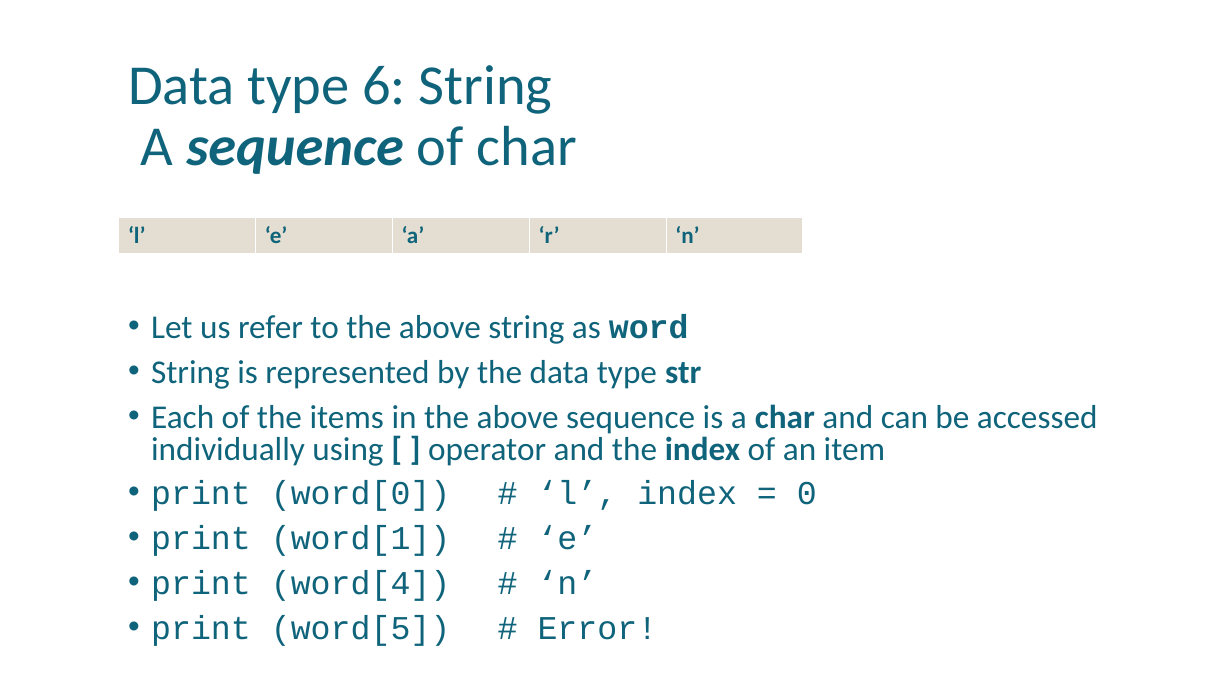
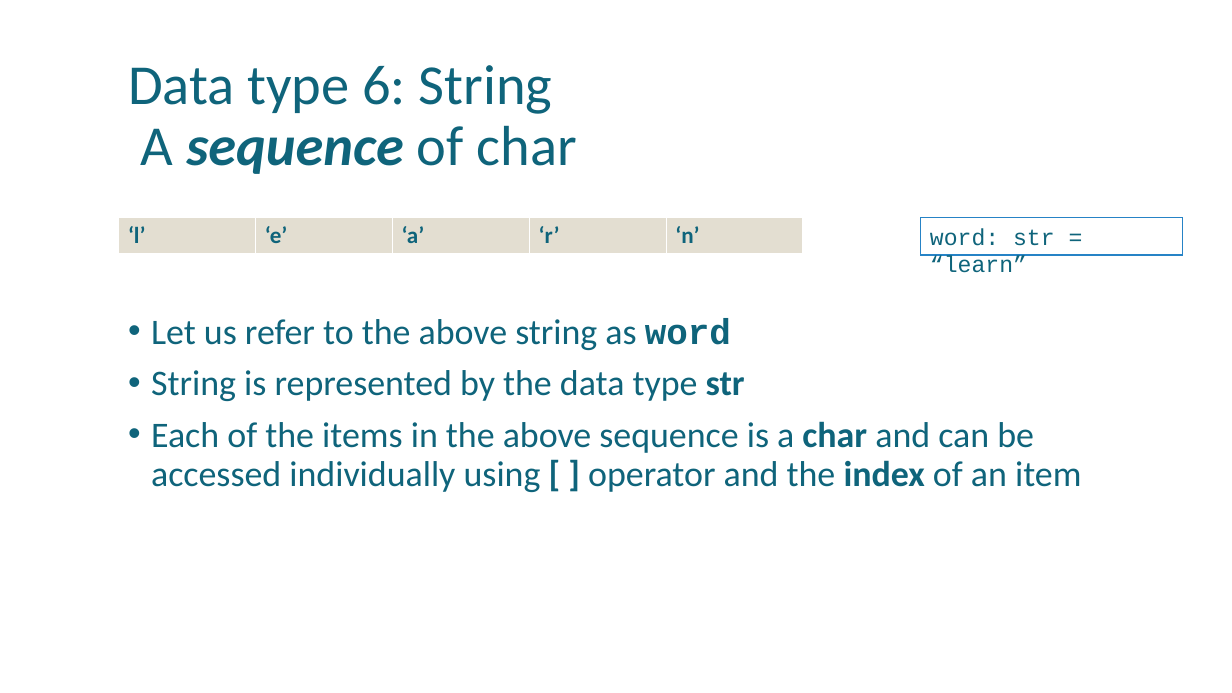
Before and after one commit to uday87j/teach_python, a slide deck: slide 10 of fundamentals/4-Conditionals, String.pptx (slide 8 before the commit). Drawn at 1232x693 pixels with LibreOffice and Linux fonts; fonts in the diff are those of the drawing. Boxes give left, top, right and bottom in pixels: in the first picture for what was removed or moved away, otherwise in the second. Text is boxed around its words. In the diff, an @@ line names an element or a change of style, - is before the commit and + after.

```diff
--- a/fundamentals/4-Conditionals, String.pptx
+++ b/fundamentals/4-Conditionals, String.pptx
@@ rectangle added at (921,218,1183,255), fill #FFFFFF, outline #2683C6 1 pt, 18 pt, text #0F647B @@
+word: str = “learn”
@@ text "Let us refer to the ..." at (151,318,1081,492): size 25.9 to 28 pt; line spacing 0.8 to 0.9 @@
@@ text at (151,480,817,646): paragraphs removed @@
-• print (word[0]) # ‘l’, index = 0
-• print (word[1]) # ‘e’
-• print (word[4]) # ‘n’
-• print (word[5]) # Error!
```
Also in this commit, not shown: 2 other slides changed, 4 slides added, 4 other files.
